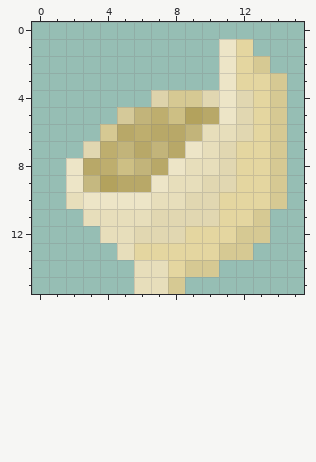
Pixel-art sprite -- src/Graphics/Tiles/Zombie/bandage.png. The picture above is the old version.
The file is 16x16 pixels. Pixels under 10% opacity are left out. Colours within 5 levels of each other are drawn and written as one. The old version is drawn lined up with the new one.
Once edited:
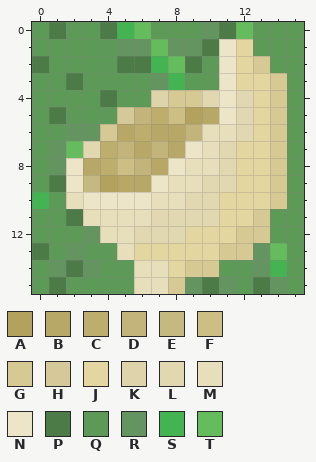
Palette (. is transparent): A #b3a25d  B #b8a868  C #beae6e  D #c2b47a  E #c5b880  F #cdbf84  G #d6c993  H #d5c999  J #e4d6a0  K #ded3ab  L #e1d7b1  M #e7debb  N #ede5c7  P #4c7b48  Q #5d9a58  R #649460  S #44b351  T #64bc5d
Edits made:
whole drawing moved by +1,+0 (the old picture is shown already moved)
y 0: x 0..15 ................ -> QPQQPSTQQQRPTQQQ
y 1: x 0..10 ........... -> QQQQQRRTRRP; x 13..15 ... -> QQQ
y 2: x 0..10 ........... -> PQQQQPPSTPQ; x 14..15 .. -> QQ
y 3: x 0..10 ........... -> QQPQQQQRSQQ; x 15 . -> Q
y 4: x 0..6 ....... -> QQQQPQQ; x 15 . -> Q
y 5: x 0..4 ..... -> QPQQQ; x 15 . -> Q
y 6: x 0..3 .... -> QQRR; x 15 . -> Q
y 7: x 0..2 ... -> QRT; x 15 . -> Q
y 8: x 0..1 .. -> QR; x 15 . -> Q
y 9: x 0..1 .. -> QP; x 15 . -> Q
y 10: x 0..1 .. -> SQ; x 15 . -> Q
y 11: x 0..2 ... -> QQP; x 14..15 .. -> QQ
y 12: x 0..3 .... -> QQQR; x 14..15 .. -> QQ
y 13: x 0..4 ..... -> PQRQQ; x 13..15 ... -> RTQ
y 14: x 0..5 ...... -> QRPRQQ; x 11..15 ..... -> QQRSQ
y 15: x 0..5 ...... -> QPQQQQ; x 9..15 ....... -> RPRQPRQ
Pixel boxes of the changes (left, top, right, bottom) in both pictures:
added: (32, 22, 304, 294)
